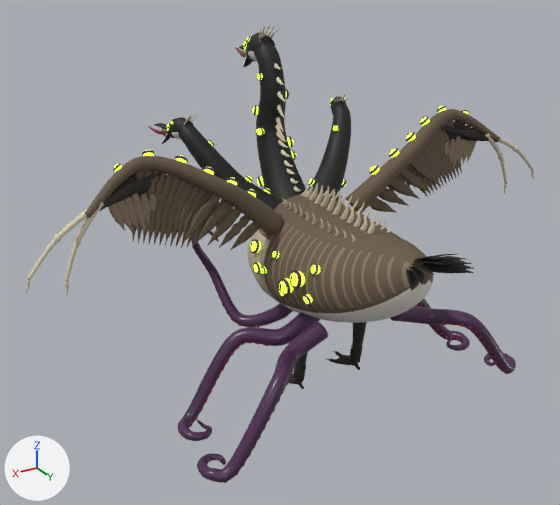
The Blender file art/goose/goose.blend, before and after one commit.
One viewpoint serves both versions: a 50 mm lens placed at (5.91, 8.33, 6.51), pointed at (0.65, -0.44, 2.13). The lights are fixed; the arrows at lower left show +X, +Y and +Z. The first picture is the older version.

Script lines for the objects in view, before the commit:
```python
ob_eldritch_goose = bpy.data.objects.new('eldritch_goose', me_eldritch_goose)
ob_eldritch_goose.location = (0.0, 0.0, 0.0)
```
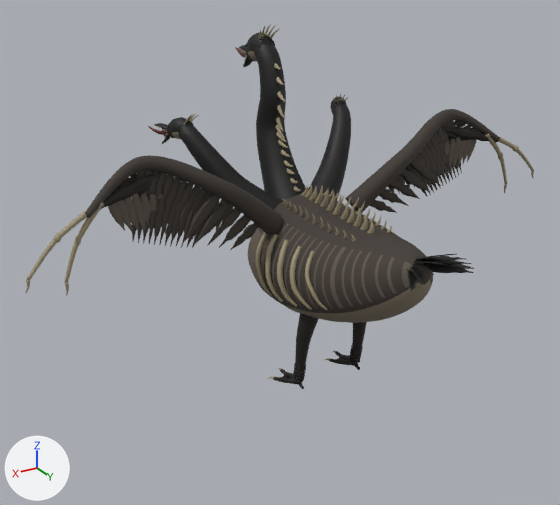
Changed parts and their boxes [x1, y1, x2, y2] in the pictures (560 x 505 px; the box of a moved part takes in the faces that stretch with it):
'eldritch_goose', recoloured, reshaped (brown to dark grey, 20% shorter)
    before: [25, 24, 534, 483]
    after: [25, 24, 534, 389]
part 1 of me_eldritch_goose, added
    after: [265, 234, 283, 302]
part 2 of me_eldritch_goose, added
    after: [305, 251, 327, 310]
part 3 of me_eldritch_goose, deleted
    before: [113, 36, 516, 483]
part 4 of me_eldritch_goose, moved or reshaped
    before: [85, 120, 497, 297]
    after: [85, 120, 497, 310]
part 5 of me_eldritch_goose, cut back
    before: [157, 41, 332, 139]
    after: [157, 43, 247, 142]

The change, as a diff of the scene's bpy script:
```diff
--- a/art/goose/goose.blend.py
+++ b/art/goose/goose.blend.py
@@ mat_plumagebrown @@
 mat_plumagebrown = principled_material('PlumageBrown')
-mat_plumagebrown.base_color = (0.147, 0.102, 0.0648)  # brown #6b5a48
+mat_plumagebrown.base_color = (0.0497, 0.0395, 0.0319)  # dark grey #3f3832
 mat_plumagebrown.roughness = 0.8
@@ mat_breastpale @@
 mat_breastpale = principled_material('BreastPale')
-mat_breastpale.base_color = (0.552, 0.456, 0.323)  # beige #c4b49a
+mat_breastpale.base_color = (0.133, 0.107, 0.0782)  # brown #665c4f
 mat_breastpale.roughness = 0.8
@@ mat_chinwhite @@
 mat_chinwhite = principled_material('ChinWhite')
-mat_chinwhite.base_color = (0.815, 0.784, 0.701)  # white #e9e5da
+mat_chinwhite.base_color = (0.235, 0.195, 0.133)  # brown #857a66
 mat_chinwhite.roughness = 0.7
@@ mat_toothbone @@
 mat_toothbone = principled_material('ToothBone')
-mat_toothbone.base_color = (0.716, 0.644, 0.456)  # beige #dcd2b4
+mat_toothbone.base_color = (0.342, 0.287, 0.178)  # yellow #9e9275
@@ mat_eyedark @@
+mat_eyedark = principled_material('EyeDark')
+mat_eyedark.base_color = (0.00335, 0.00304, 0.00243)  # black #0b0a08
+mat_eyedark.roughness = 0.12
@@ mat_rawflesh @@
+mat_rawflesh = principled_material('RawFlesh')
+mat_rawflesh.base_color = (0.107, 0.0356, 0.0296)  # brown #5c3530
+mat_rawflesh.roughness = 0.3
@@ me_eldritch_goose @@
 # used by ob_eldritch_goose; location = (0.0, 0.0, 0.0)
-me_eldritch_goose.from_pydata(...)  # 96370 vertices, 96374 faces; spans x -4.25..4.25, y -2.93..2.41, z 0.0..5.12
+me_eldritch_goose.from_pydata(...)  # 62870 vertices, 60170 faces; spans x -4.25..4.25, y -2.93..2.41, z 0.0..5.12
+# me_eldritch_goose part 1: a new loose piece of 270 vertices spanning x 0.72..1.01, y -0.4..-0.08, z 1.53..2.46, in mat_toothbone (yellow #9e9275)
+# me_eldritch_goose part 2: a new loose piece of 230 vertices spanning x 0.64..0.86, y 0.41..0.82, z 1.76..2.48, in mat_toothbone (yellow #9e9275)
+# me_eldritch_goose part 3: 408 loose pieces with 32638 vertices, spanning x -2.94..2.94, y -2.32..1.35, z 0.02..4.9, are deleted
+# me_eldritch_goose part 4: 180 vertices moved within x -3.0..3.17, y -0.82..2.16, z 1.76..3.57; 4468 vertices removed from x -3.27..3.28, y -0.87..2.32, z 1.7..3.66; 4466 vertices added at x -3.27..3.28, y -0.88..2.32, z 1.5..3.67
+# me_eldritch_goose part 5: 279 vertices moved within x -1.63..1.64, y -2.69..-2.07, z 3.46..4.76; 3056 vertices removed from x -1.64..1.64, y -2.7..-2.04, z 3.45..4.82; 1196 vertices added at x -1.64..1.64, y -2.7..-2.05, z 3.45..4.78
+# other edits to the shape of me_eldritch_goose do not show in these pictures
 me_eldritch_goose.materials.append(mat_plumagebrown)
@@ me_eldritch_goose @@
 me_eldritch_goose.materials.append(mat_legdark)
-me_eldritch_goose.materials.append(mat_fleshviolet)  # dark purple #4e2b52
 me_eldritch_goose.materials.append(mat_mawred)
@@ me_eldritch_goose @@
 me_eldritch_goose.materials.append(mat_toothbone)
-me_eldritch_goose.materials.append(mat_eyeglow)  # green #c6ff3a, glowing green #c6ff3a
-me_eldritch_goose.materials.append(mat_pupilblack)  # black #050505
+me_eldritch_goose.materials.append(mat_rawflesh)  # brown #5c3530
+me_eldritch_goose.materials.append(mat_eyedark)  # black #0b0a08
```
